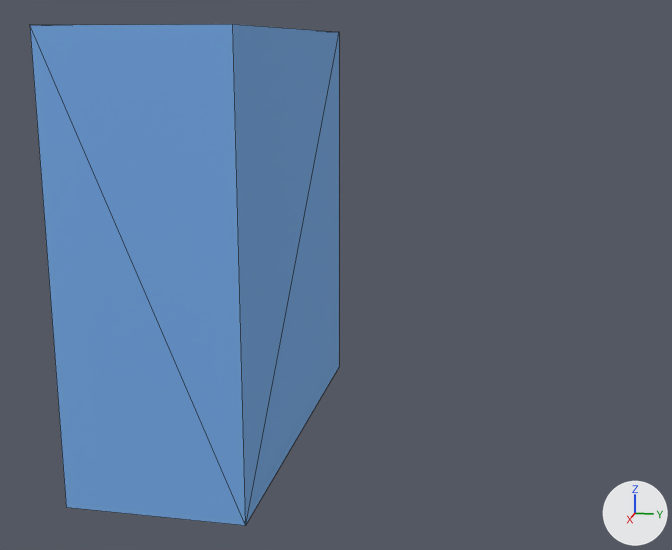
An edit to the glTF model src/engines/cesium/assets/default-terminal.glb, drawn before and after from the same camera.
Both versions are drawn from a 50 mm lens placed at (4.36, 1.45, 0.92), pointed at (0.07, 0.59, -0.15). The lights are fixed; the arrows at lower right show +X, +Y and +Z. The first picture is the older version. Mesh edges are drawn as thin lines. Where no turn or scale is listed for an object, it has been applied to the vertices. Vertices at exactly the same position are counted once.
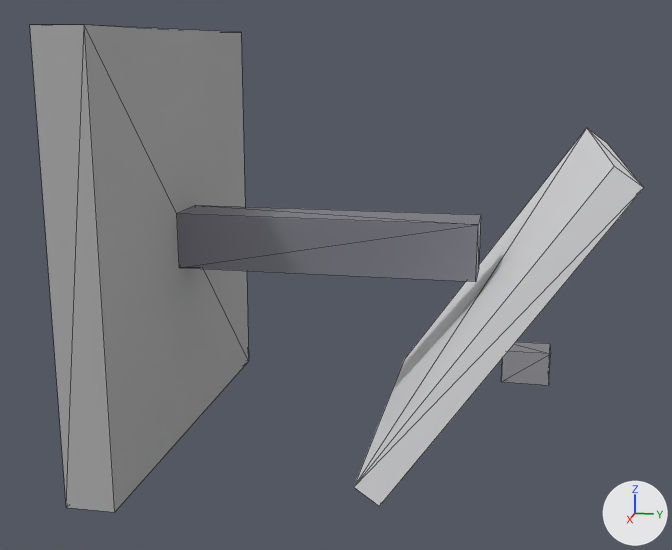
The newer file is also rescaled (x0.9), turned or shifted as a whole; pictures and numbers use the older file's frame.

Edits to the bpy script that builds the scene:
```text
Change mat_material_0:
    mat_material_0.base_color: (0.2, 0.45, 0.85) -> (0.45, 0.45, 0.45)  # blue #7cb3ed -> grey #b3b3b3
Add mat_material_3:
    mat_material_3 = principled_material('Material_3')
    mat_material_3.base_color = (0.65, 0.65, 0.7)  # light grey #d3d3da
    mat_material_3.metallic = 0.5
    mat_material_3.roughness = 0.4
Add mat_material_2:
    mat_material_2 = principled_material('Material_2')
    mat_material_2.base_color = (0.88, 0.88, 0.9)  # white #f1f1f3
    mat_material_2.metallic = 0.15
Add mat_material_1:
    mat_material_1 = principled_material('Material_1')
    mat_material_1.base_color = (0.3, 0.3, 0.35)  # grey #9595a0
    mat_material_1.metallic = 0.6
    mat_material_1.roughness = 0.4
Change me_mesh_0:
    used by ob_mesh_0; location = (0.0, 0.0, 0.0)
    remove me_mesh_0.from_pydata(...)  # 8 vertices, 12 faces; spans x -1.0..1.0, y -0.4..0.4, z -1.0..1.0
    add me_mesh_0.from_pydata(...)  # 8 vertices, 12 faces; spans x -1.0..1.0, y -0.4..-0.18, z -1.0..1.0
    me_mesh_0 part 1
    me_mesh_0.vertices[0].co: (1.0, 0.4, -1.0) -> (-1.0, -0.4, 1.0)  # pixel (245, 525) -> not seen
    me_mesh_0.vertices[1].co: (1.0, 0.4, 1.0) -> (-1.0, -0.18, 1.0)  # pixel (232, 24) -> pixel (241, 32)
    me_mesh_0.vertices[2].co: (1.0, -0.4, 1.0) -> (-1.0, -0.18, -1.0)  # pixel (29, 24) -> pixel (248, 361)
    me_mesh_0.vertices[3].co: (1.0, -0.4, -1.0) -> (-1.0, -0.4, -1.0)  # pixel (66, 507) -> not seen
    me_mesh_0.vertices[4].co: (-1.0, -0.4, -1.0) -> (1.0, -0.4, -1.0)  # not seen -> pixel (66, 507)
    me_mesh_0.vertices[5].co: (-1.0, -0.4, 1.0) -> (1.0, -0.18, -1.0)  # not seen -> pixel (114, 512)
    me_mesh_0.vertices[6].co: (-1.0, 0.4, 1.0) -> (1.0, -0.18, 1.0)  # pixel (339, 31) -> pixel (84, 24)
    me_mesh_0.vertices[7].co: (-1.0, 0.4, -1.0) -> (1.0, -0.4, 1.0)  # pixel (339, 367) -> pixel (29, 24)
Add me_mesh_3:
    me_mesh_3.from_pydata(...)  # a box spanning x -0.078..0.078, y -0.111..0.111, z -0.078..0.078
    me_mesh_3.materials.append(mat_material_3)  # light grey #d3d3da
Add me_mesh_2:
    me_mesh_2.from_pydata([(-0.83, 0.42, 0.72), (-0.83, 0.53, 0.64), (-0.83, -0.42, -0.72), (-0.83, -0.53, -0.64), (0.83, -0.53, -0.64), (0.83, -0.42, -0.72), (0.83, 0.53, 0.64), (0.83, 0.42, 0.72)], [], [(0, 1, 2), (0, 2, 3), (4, 5, 6), (4, 6, 7), (6, 5, 2), (6, 2, 1), (4, 7, 0), (4, 0, 3), (4, 3, 2), (4, 2, 5), (0, 7, 6), (0, 6, 1)])
    me_mesh_2.materials.append(mat_material_2)  # white #f1f1f3
Add me_mesh_1:
    me_mesh_1.from_pydata(...)  # a box spanning x -0.133..0.133, y -0.722..0.722, z -0.133..0.133
    me_mesh_1.materials.append(mat_material_1)  # grey #9595a0
Add ob_mesh_3:
    ob_mesh_3 = bpy.data.objects.new('Mesh_3', me_mesh_3)
    ob_mesh_3.location = (0.0, 1.511, -0.556)
Add ob_mesh_2:
    ob_mesh_2 = bpy.data.objects.new('Mesh_2', me_mesh_2)
    ob_mesh_2.location = (0.0, 1.356, -0.222)
Add ob_mesh_1:
    ob_mesh_1 = bpy.data.objects.new('Mesh_1', me_mesh_1)
    ob_mesh_1.location = (0.0, 0.544, 0.0)
```

Changed parts and their boxes [x1, y1, x2, y2] in the pictures (672 x 550 px):
'Mesh_0', recoloured, reshaped (blue to grey, 29% narrower): before [30, 24, 339, 526]; after [30, 25, 249, 512]
'Mesh_2', added: after [354, 128, 643, 506]
'Mesh_1', added: after [177, 205, 481, 282]
'Mesh_3', added: after [501, 342, 551, 385]
